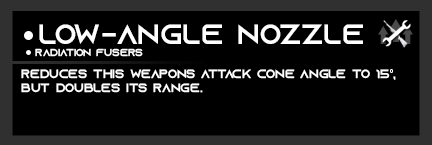
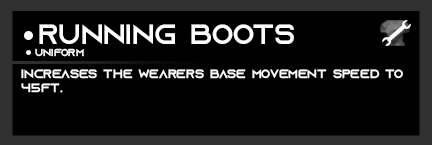
Layered file, before and after one edit (w=432, h=145). Changes by layer:
painted on "Mod Name" over [39, 24, 363, 44]
painted on "Socket Compatibility" over [35, 48, 143, 57]
painted on "Description" over [21, 69, 403, 93]
showed "Armor" (2nd of 2, in "Front" › "Mod Type") over [380, 20, 413, 48]
hid "Boost Weapon" over [378, 19, 413, 48]
